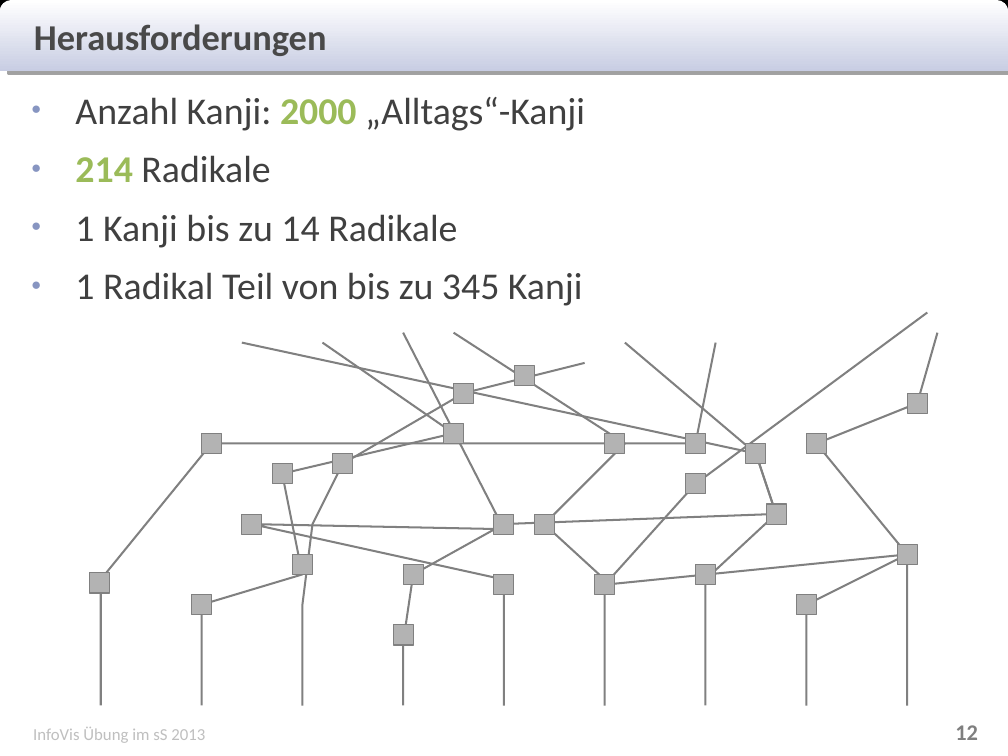
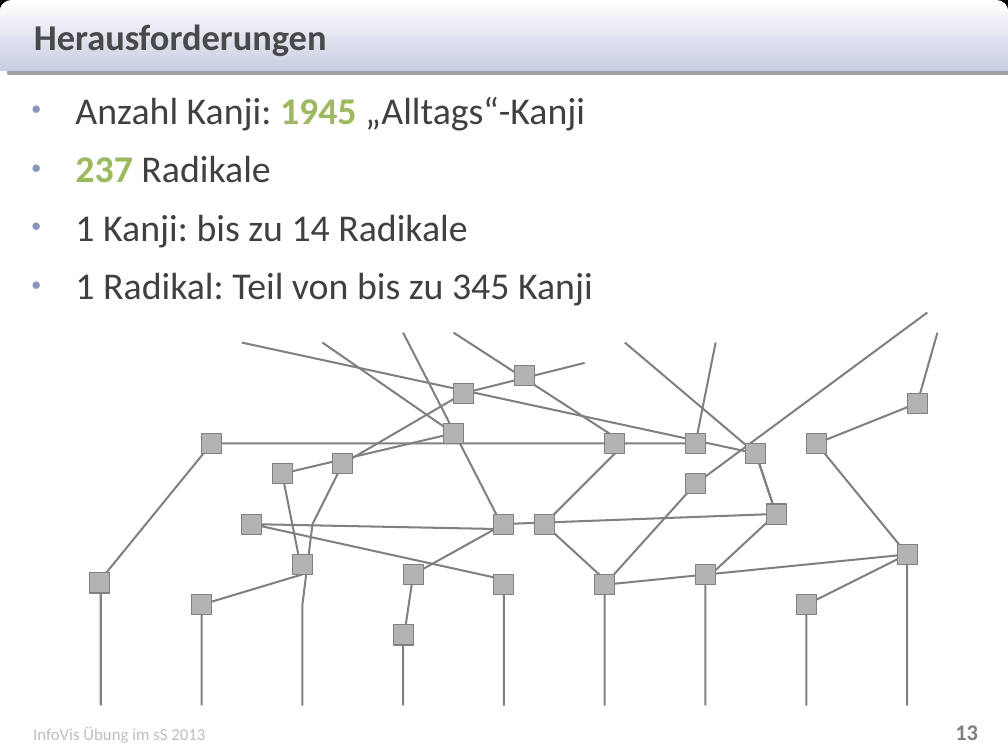
Before and after one commit to Rajikarubijua/bushumappu, a slide deck: slide 13 of presentation/zwischenpräsentation.odp (slide 12 before the commit). Drawn at 1008x756 pixels with LibreOffice and Linux fonts; fonts in the diff are those of the drawing. Boxes give left, top, right and bottom in pixels: in the first picture for what was removed or moved away, otherwise in the second. Text is boxed around its words. In the diff, an @@ line names an element or a change of style, - is before the commit and + after.

```diff
--- a/presentation/zwischenpräsentation.odp
+++ b/presentation/zwischenpräsentation.odp
@@ text at (75, 97, 593, 306): text changed @@
-● Anzahl Kanji: 2000 „Alltags“-Kanji
-● 214 Radikale
-● 1 Kanji bis zu 14 Radikale
-● 1 Radikal Teil von bis zu 345 Kanji
+● Anzahl Kanji: 1945 „Alltags“-Kanji
+● 237 Radikale
+● 1 Kanji: bis zu 14 Radikale
+● 1 Radikal: Teil von bis zu 345 Kanji
@@ page number at (955, 725, 978, 740): text changed @@
-12
+13
```
Also in this commit, not shown: 3 slides added.
